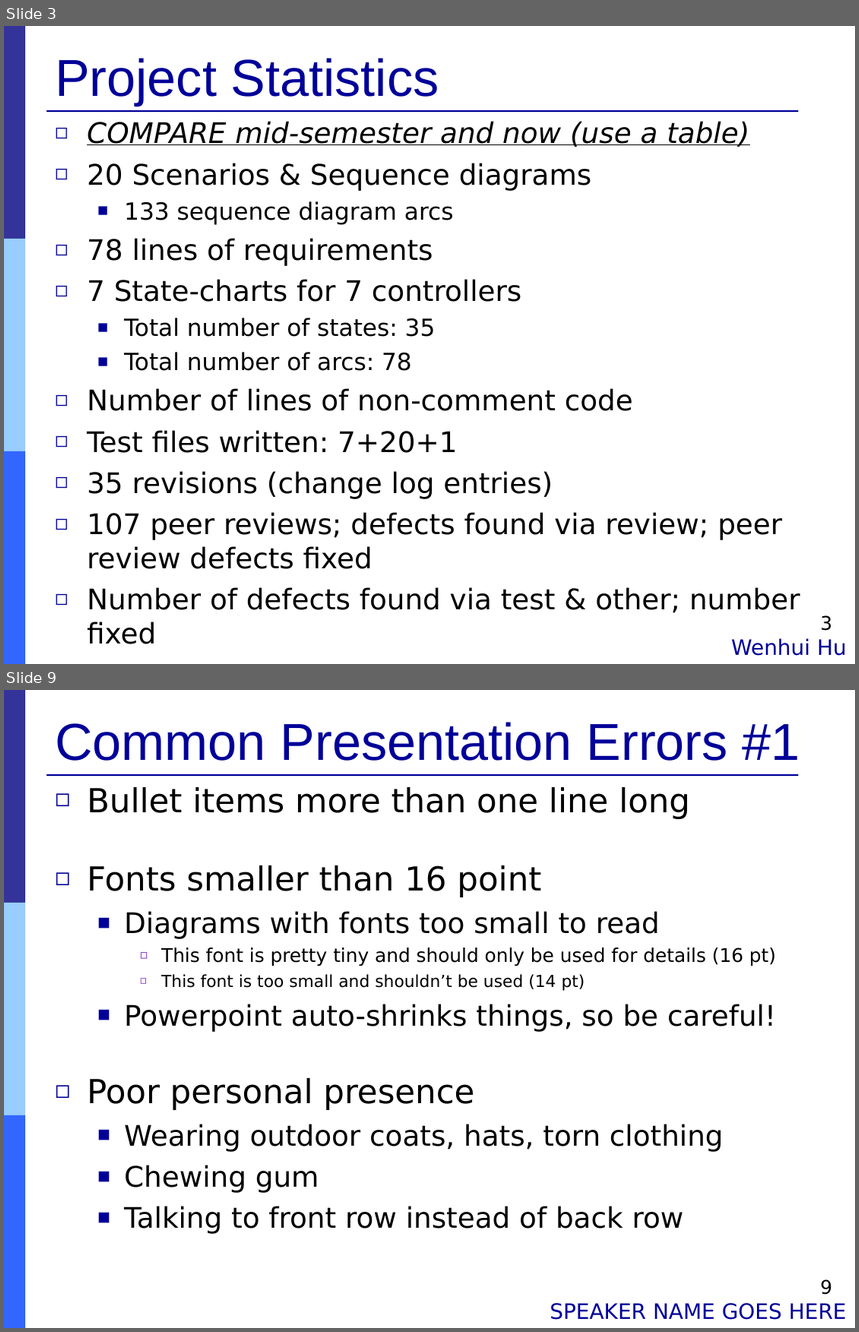
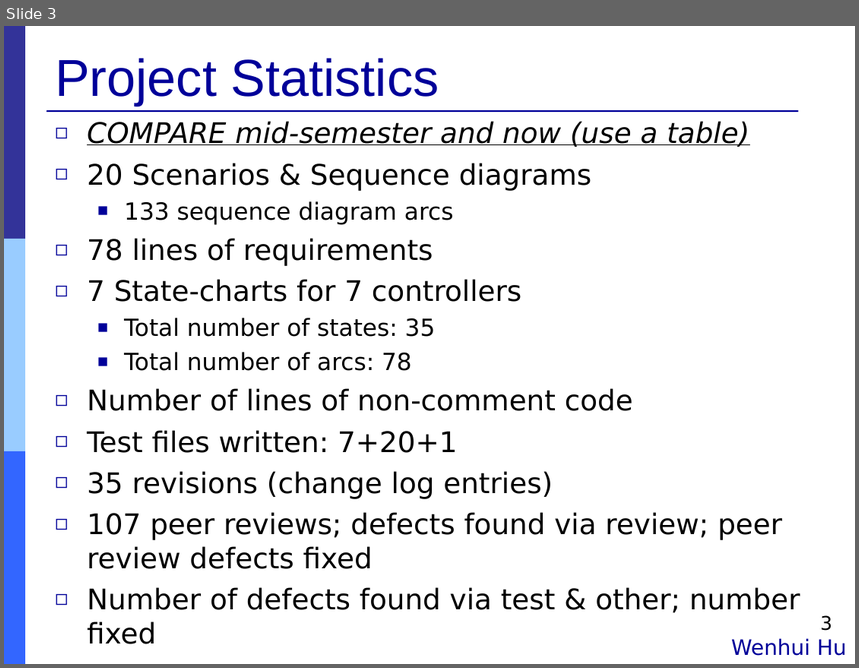
Before and after one commit to Muliang/18649, a slide deck: logs/09_final_pres.ppt. Shown one above the other, each under a label of ours: slides 3 and 9 before the commit, slide 3 after it; the slides between them are not shown. The pictures are 859x1332 and 859x668 pixels, drawn with LibreOffice and Linux fonts; fonts in the diff are those of the drawing. Boxes give left, top, right and bottom in pixels: in the first picture for what was removed or moved away, otherwise in the second. Text is boxed around its words. In the diff, an @@ line names an element or a change of style, - is before the commit and + after.

```diff
--- a/logs/09_final_pres.ppt
+++ b/logs/09_final_pres.ppt
@@ slide 9 removed at [4,690,855,1328], background #FFFFFF; not listed: 4 template elements that a slide beside it also shows @@
@@ title removed at [55,722,800,761] @@
-Common Presentation Errors #1
@@ text removed at [87,787,776,1234] @@
-◻ Bullet items more than one line long
-◻ Fonts smaller than 16 point
-  ■ Diagrams with fonts too small to read
-    ◻ This font is pretty tiny and should only be used for details (16 pt)
-    ◻ This font is too small and shouldn’t be used (14 pt)
-  ■ Powerpoint auto-shrinks things, so be careful!
-◻ Poor personal presence
-  ■ Wearing outdoor coats, hats, torn clothing
-  ■ Chewing gum
-  ■ Talking to front row instead of back row
@@ page number removed at [820,1280,832,1295] @@
-9
@@ text removed at [550,1303,847,1320] @@
-SPEAKER NAME GOES HERE
```
Also in this commit, not shown: 4 slides changed, 7 slides added, 3 other slides removed.
